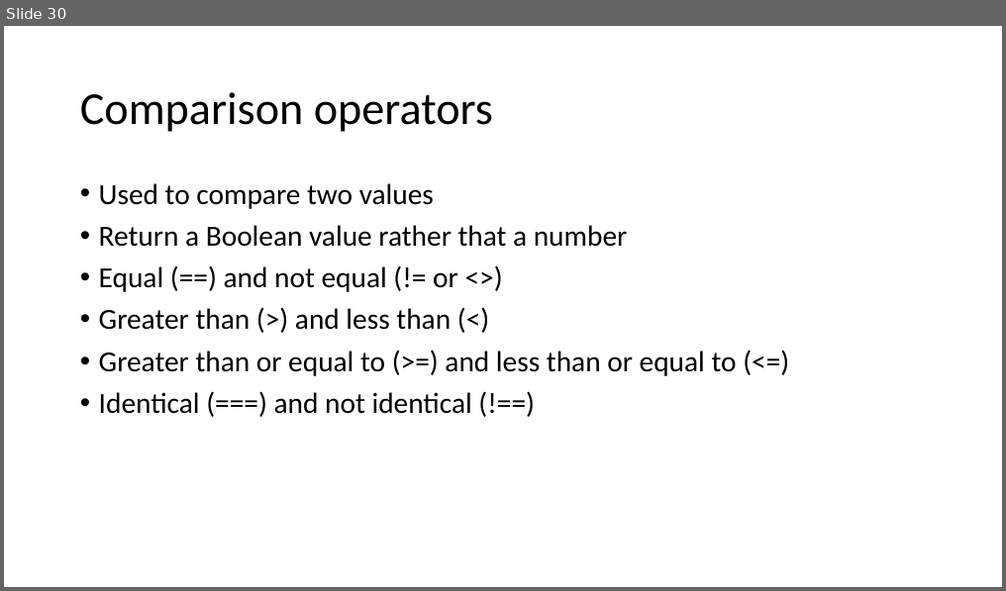
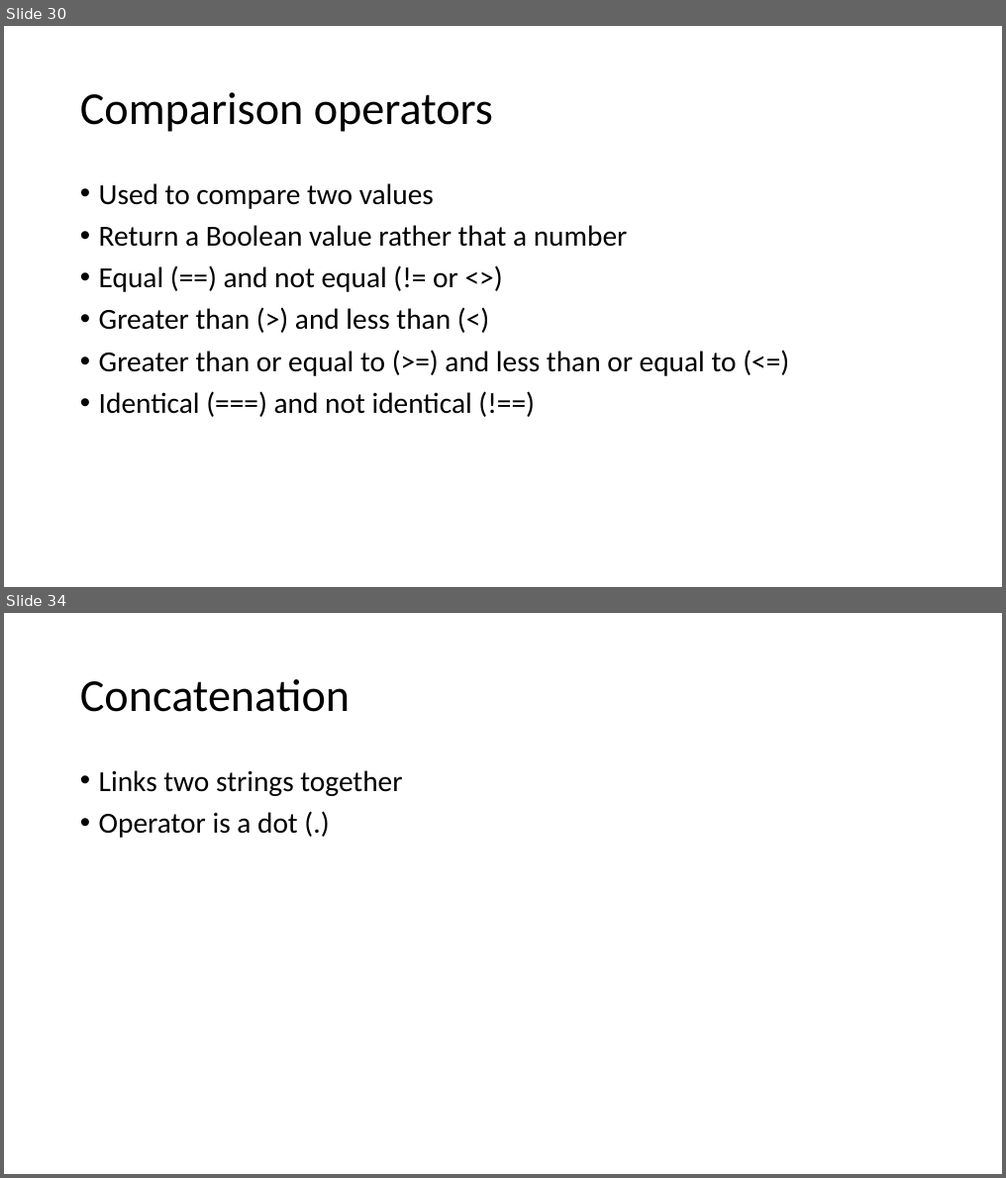
Before and after one commit to PHPEmbark/curriculum, a slide deck: course/1 - Basic Programming/Basics Of Programming.pptx. Shown one above the other, each under a label of ours: slide 30 before the commit, slides 30 and 34 after it; the slides between them are not shown. The pictures are 1006x591 and 1006x1178 pixels, drawn with LibreOffice and Linux fonts; fonts in the diff are those of the drawing. Boxes give left, top, right and bottom in pixels: in the first picture for what was removed or moved away, otherwise in the second. Text is boxed around its words. In the diff, an @@ line names an element or a change of style, - is before the commit and + after.

```diff
--- a/course/1 - Basic Programming/Basics Of Programming.pptx
+++ b/course/1 - Basic Programming/Basics Of Programming.pptx
@@ slide 34 added at (4,613,1002,1174), background #FFFFFF @@
@@ title added at (80,679,350,712), 44 pt, text #000000 @@
+Concatenation
@@ text added at (99,770,402,838), 28 pt, text #000000 @@
+• Links two strings together
+• Operator is a dot (.)
```
Also in this commit, not shown: 2 slides changed, 11 other slides added, 1 other file.
